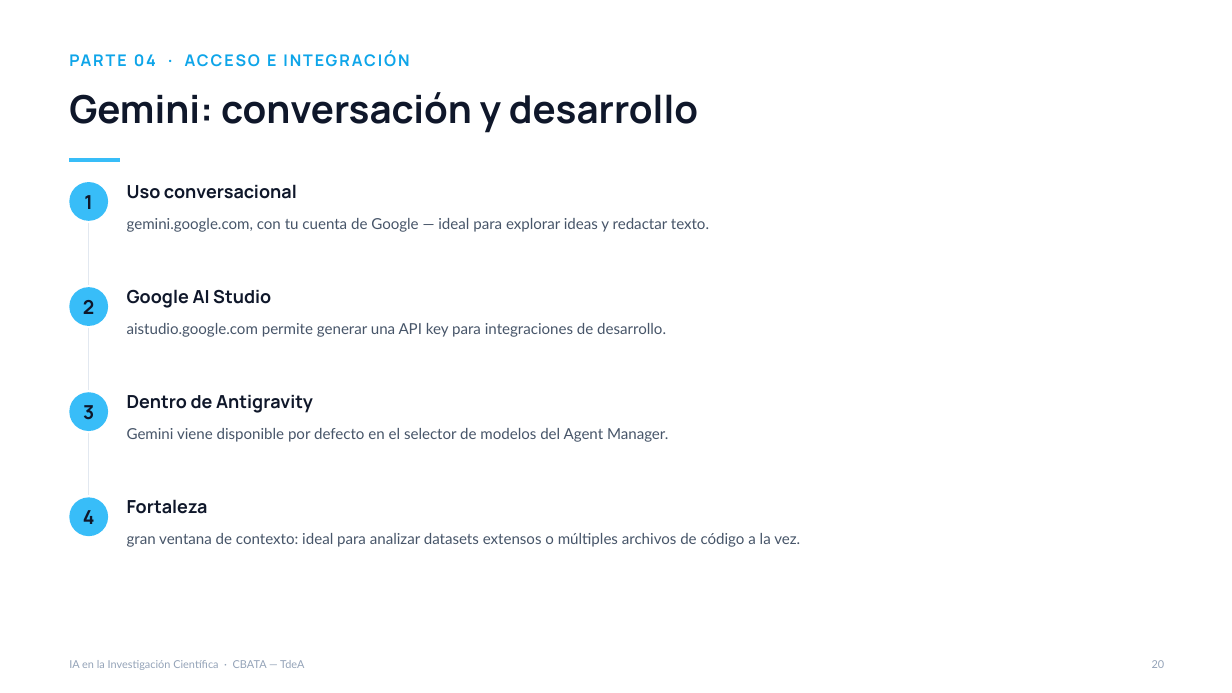
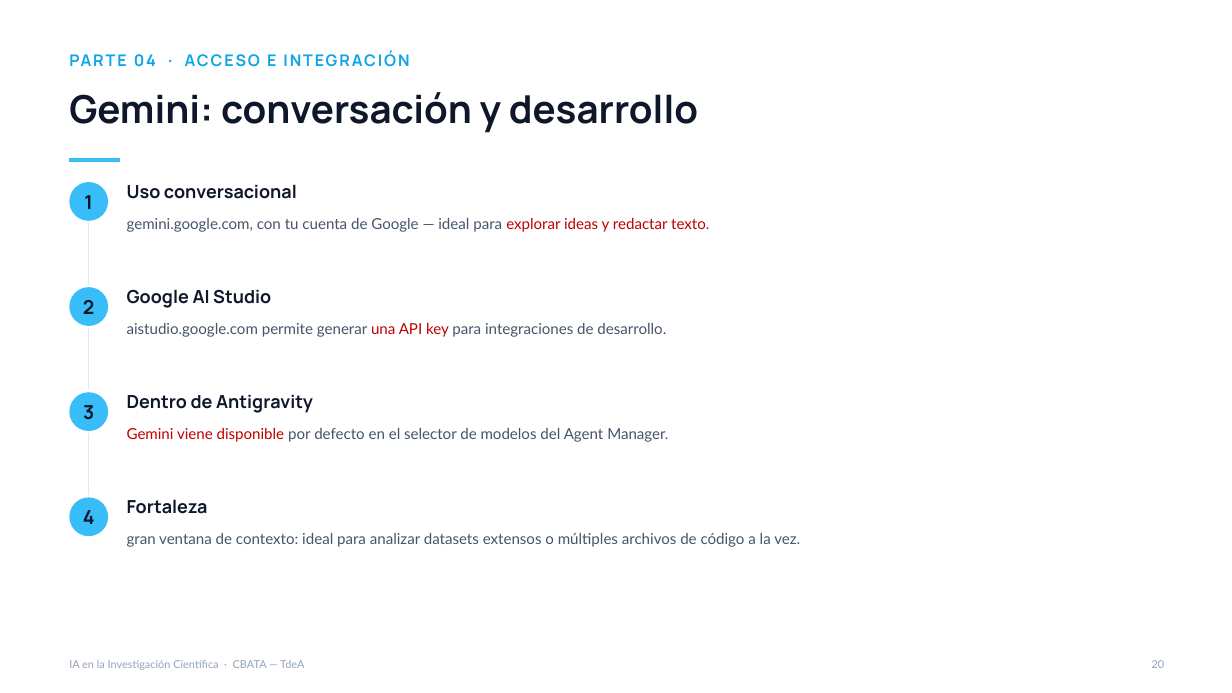
Before and after one commit to magarridot/Investigacion_Aumentada, a slide deck: slide 20 of Investigacion_Aumentada_IA_para_la_Ciencia.pptx. Drawn at 1232x693 pixels with LibreOffice and Linux fonts; fonts in the diff are those of the drawing. Boxes give left, top, right and bottom in pixels: in the first picture for what was removed or moved away, otherwise in the second. Text is boxed around its words. In the diff, an @@ line names an element or a change of style, - is before the commit and + after.

Commit message:
docs: update presentation content for Investigacion Aumentada IA para la Ciencia

```diff
--- a/Investigacion_Aumentada_IA_para_la_Ciencia.pptx
+++ b/Investigacion_Aumentada_IA_para_la_Ciencia.pptx
@@ text "gemini.google.com, con tu cuenta de ..." at [127,218,709,232]: text colour #475569 to #C00000 in "explorar ideas y redactar texto." @@
@@ text "aistudio.google.com permite generar una API ..." at [127,323,666,337]: text colour #475569 to #C00000 in "una API key" @@
@@ text "Gemini viene disponible por defecto ..." at [127,428,668,442]: text colour #475569 to #C00000 in "Gemini viene disponible" @@
```
Also in this commit, not shown: 5 other slides changed.
